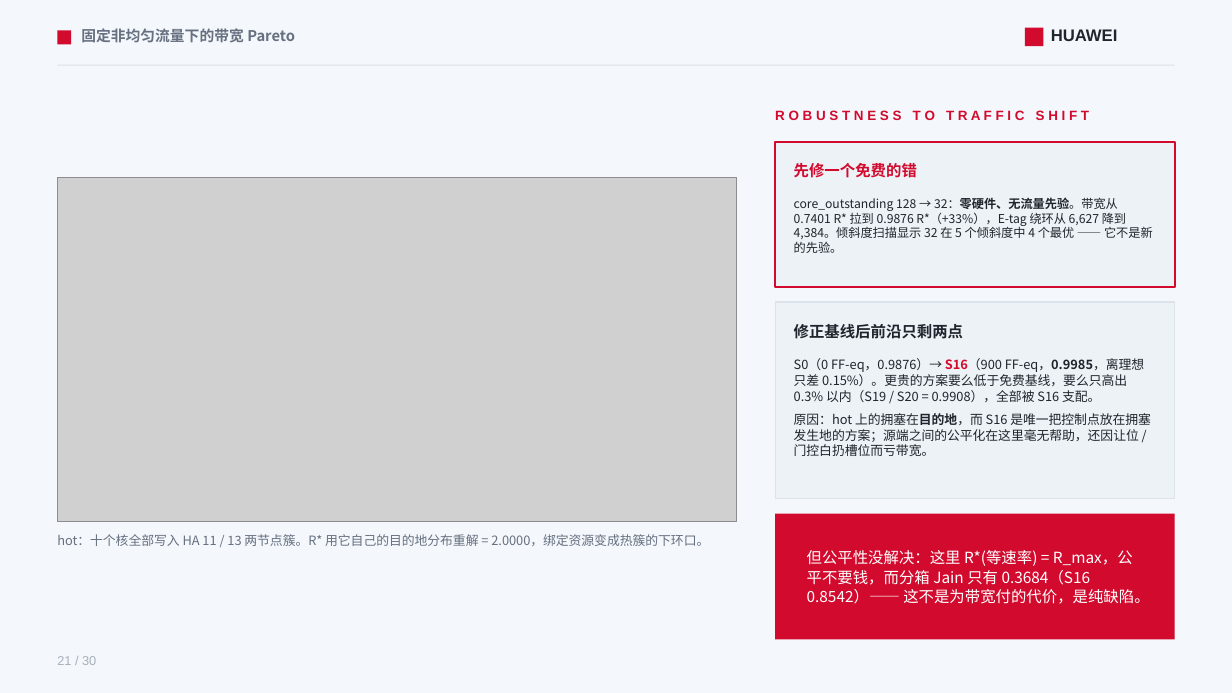
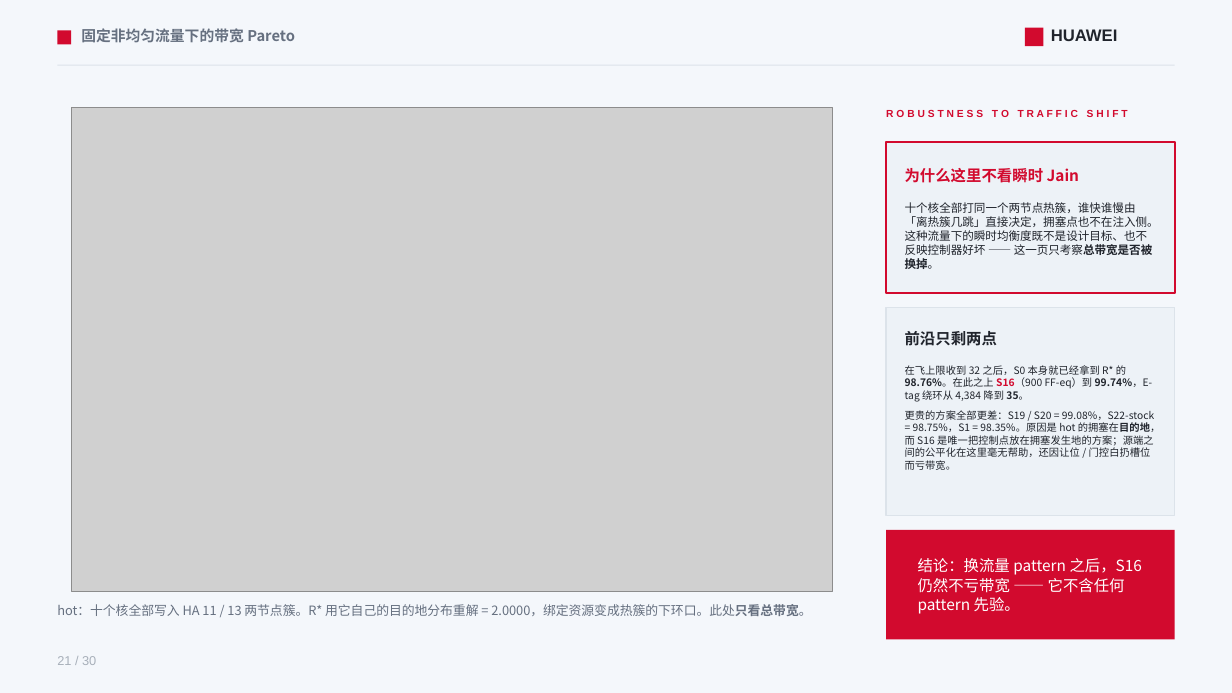
Before and after one commit to lukebest/booksim2, a slide deck: slide 21 of ppt/ring2-write-fairness.pptx. Drawn at 1232x693 pixels with LibreOffice and Linux fonts; fonts in the diff are those of the drawing; grey boxes stand for pictures. Boxes give left, top, right and bottom in pixels: in the first picture for what was removed or moved away, otherwise in the second. Text is boxed around its words. In the diff, an @@ line names an element or a change of style, - is before the commit and + after.

```diff
--- a/ppt/ring2-write-fairness.pptx
+++ b/ppt/ring2-write-fairness.pptx
@@ picture: place and size @@
-picture at bbox=[57, 177, 737, 521]
+picture at bbox=[72, 107, 833, 592]
@@ text "R O B U S ...": place and size @@
-text "R O B U S ..." at bbox=[775, 109, 1089, 123]
+text "R O B U S ..." at bbox=[886, 109, 1127, 119]
@@ text "R O B U S ..." at bbox=[886, 109, 1127, 119]: size 10.5 to 8 pt @@
@@ rectangle: place and size @@
-rectangle at bbox=[775, 142, 1175, 287]
+rectangle at bbox=[886, 142, 1175, 293]
@@ text at bbox=[905, 168, 1079, 183]: text changed @@
-先修一个免费的错
+为什么这里不看瞬时 Jain
@@ text at bbox=[905, 202, 1159, 269]: text changed; size 9.5 to 9 pt @@
-core_outstanding 128 → 32：零硬件、无流量先验。带宽从 0.7401 R* 拉到 0.9876 R*（+33%），E-tag 绕环从 6,627 降到 4,384。倾斜度扫描显示 32 在 5 个倾斜度中 4 个最优 —— 它不是新的先验。
+十个核全部打同一个两节点热簇，谁快谁慢由「离热簇几跳」直接决定，拥塞点也不在注入侧。这种流量下的瞬时均衡度既不是设计目标、也不反映控制器好坏 —— 这一页只考察总带宽是否被换掉。
@@ rectangle: place and size @@
-rectangle at bbox=[775, 302, 1175, 499]
+rectangle at bbox=[886, 308, 1175, 516]
@@ text at bbox=[905, 331, 997, 346]: text changed @@
-修正基线后前沿只剩两点
+前沿只剩两点
@@ text at bbox=[905, 365, 1161, 470]: text changed; size 10 to 8 pt @@
-S0（0 FF‑eq，0.9876）→ S16（900 FF‑eq，0.9985，离理想只差 0.15%）。更贵的方案要么低于免费基线，要么只高出 0.3% 以内（S19 / S20 = 0.9908），全部被 S16 支配。
-原因：hot 上的拥塞在目的地，而 S16 是唯一把控制点放在拥塞发生地的方案；源端之间的公平化在这里毫无帮助，还因让位 / 门控白扔槽位而亏带宽。
+在飞上限收到 32 之后，S0 本身就已经拿到 R* 的 98.76%。在此之上 S16（900 FF‑eq）到 99.74%，E-tag 绕环从 4,384 降到 35。
+更贵的方案全部更差：S19 / S20 = 99.08%，S22-stock = 98.75%，S1 = 98.35%。原因是 hot 的拥塞在目的地，而 S16 是唯一把控制点放在拥塞发生地的方案；源端之间的公平化在这里毫无帮助，还因让位 / 门控白扔槽位而亏带宽。
@@ rectangle: place and size @@
-rectangle at bbox=[775, 514, 1175, 640]
+rectangle at bbox=[886, 531, 1175, 640]
@@ text at bbox=[918, 558, 1142, 614]: text changed @@
-但公平性没解决：这里 R*(等速率) = R_max，公平不要钱，而分箱 Jain 只有 0.3684（S16 0.8542）—— 这不是为带宽付的代价，是纯缺陷。
+结论：换流量 pattern 之后，S16 仍然不亏带宽 —— 它不含任何 pattern 先验。
@@ text at bbox=[57, 604, 811, 616]: text changed @@
-hot：十个核全部写入 HA 11 / 13 两节点簇。R* 用它自己的目的地分布重解 = 2.0000，绑定资源变成热簇的下环口。
+hot：十个核全部写入 HA 11 / 13 两节点簇。R* 用它自己的目的地分布重解 = 2.0000，绑定资源变成热簇的下环口。此处只看总带宽。
```
Also in this commit, not shown: 24 other slides changed, 2 slides added, 2 slides removed, 46 other files.
